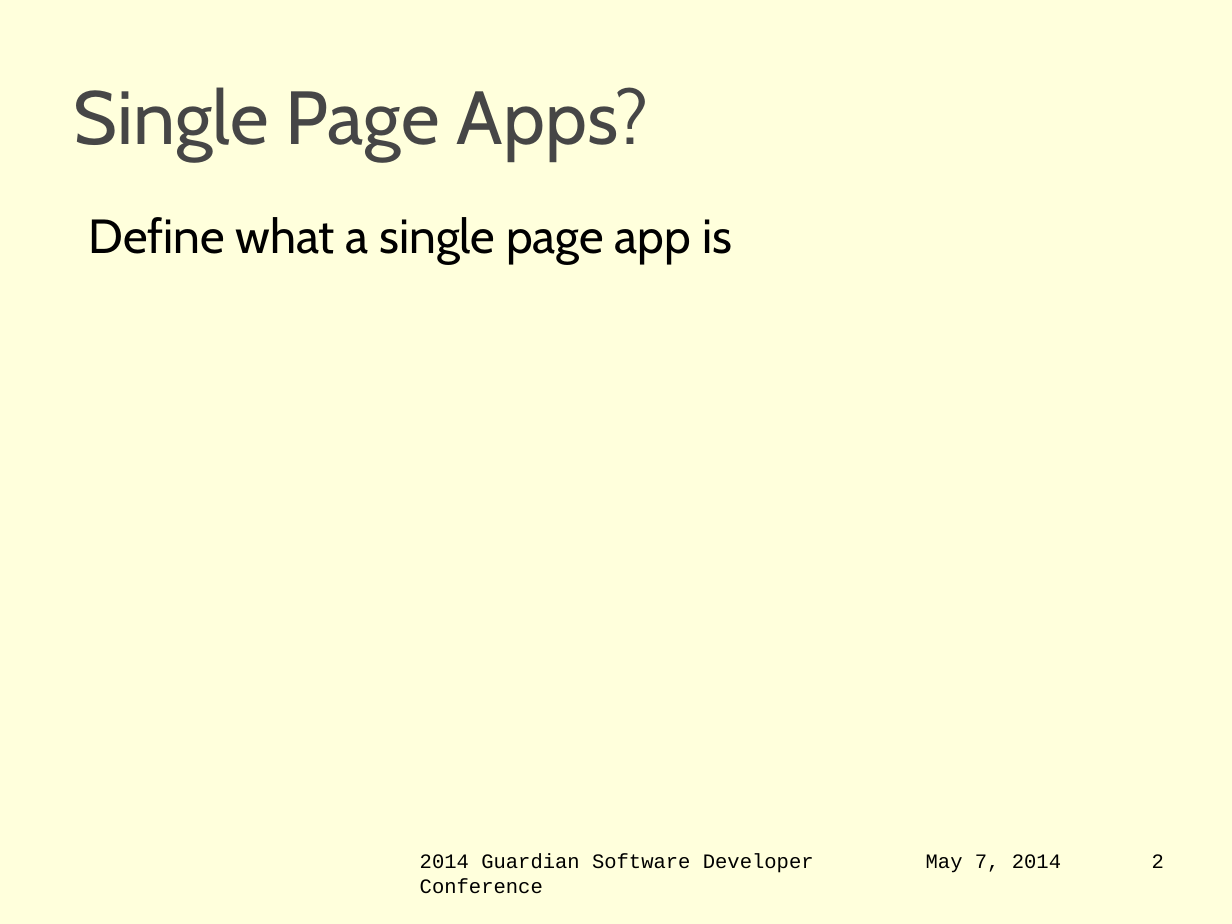
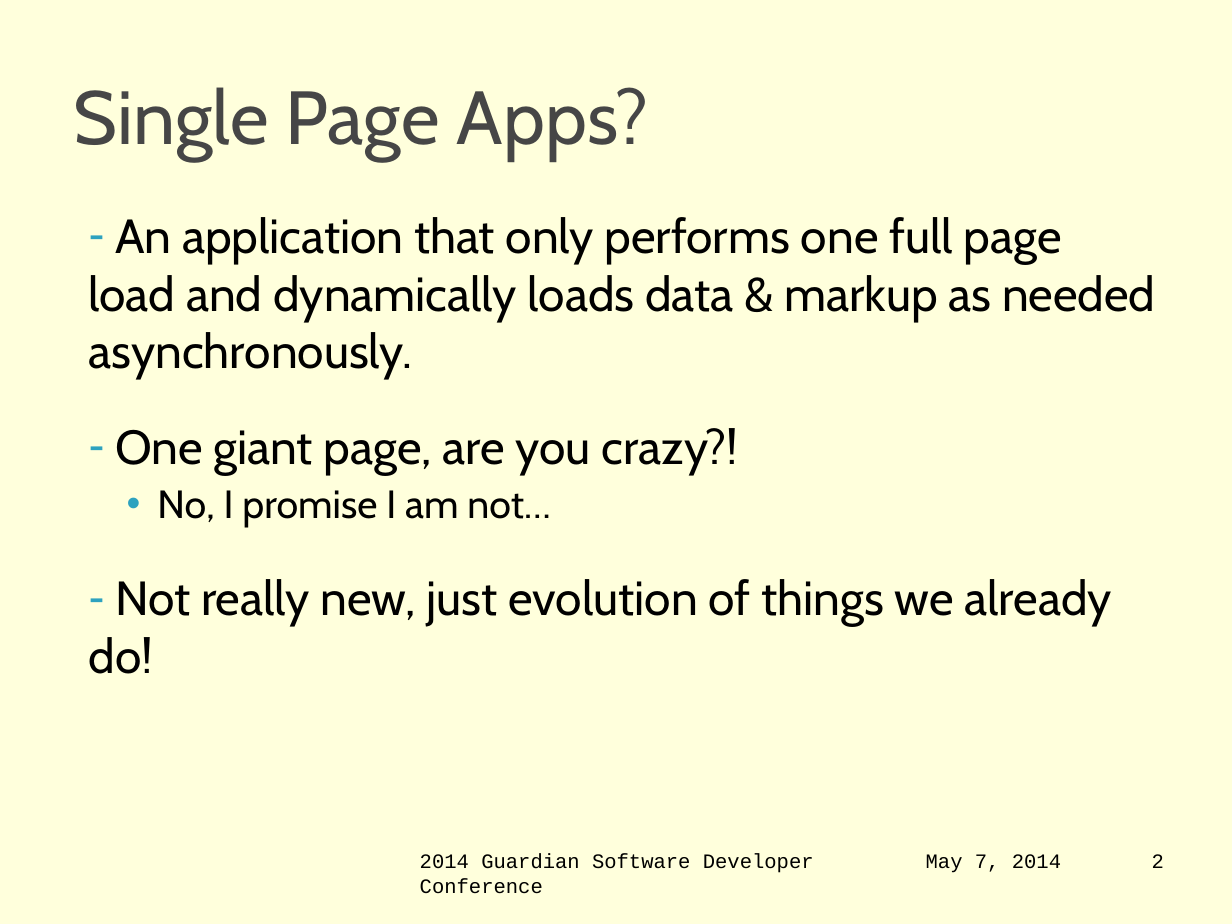
Before and after one commit to jbellmore/GSDC-2014-AngularJS, a slide deck: slide 2 of intro-to-angular-js.pptx. Drawn at 1232x924 pixels with LibreOffice and Linux fonts; fonts in the diff are those of the drawing; background and template pictures are left out. Boxes give left, top, right and bottom in pixels: in the first picture for what was removed or moved away, otherwise in the second. Text is boxed around its words. In the diff, an @@ line names an element or a change of style, - is before the commit and + after.

Commit message:
Almost done with the slide deck, also added application lifecycles Visio for traditional and SPA web apps

```diff
--- a/intro-to-angular-js.pptx
+++ b/intro-to-angular-js.pptx
@@ text at [89,217,1155,674]: text changed @@
-Define what a single page app is
+‐ An application that only performs one full page load and dynamically loads data & markup as needed asynchronously.
+‐ One giant page, are you crazy?!
+  • No, I promise I am not…
+‐ Not really new, just evolution of things we already do!
```
Also in this commit, not shown: 4 other slides changed, 6 slides added, 1 other file.
